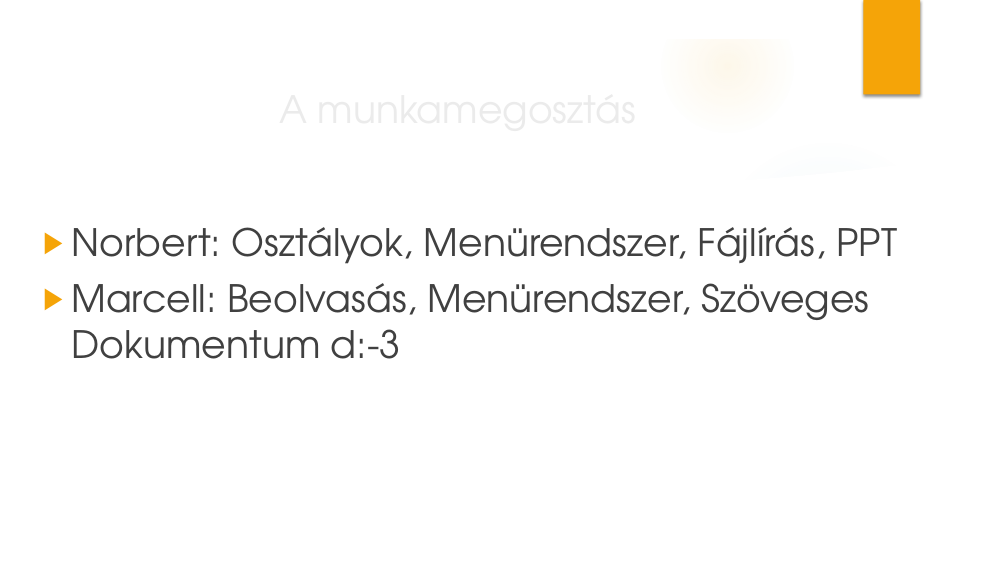
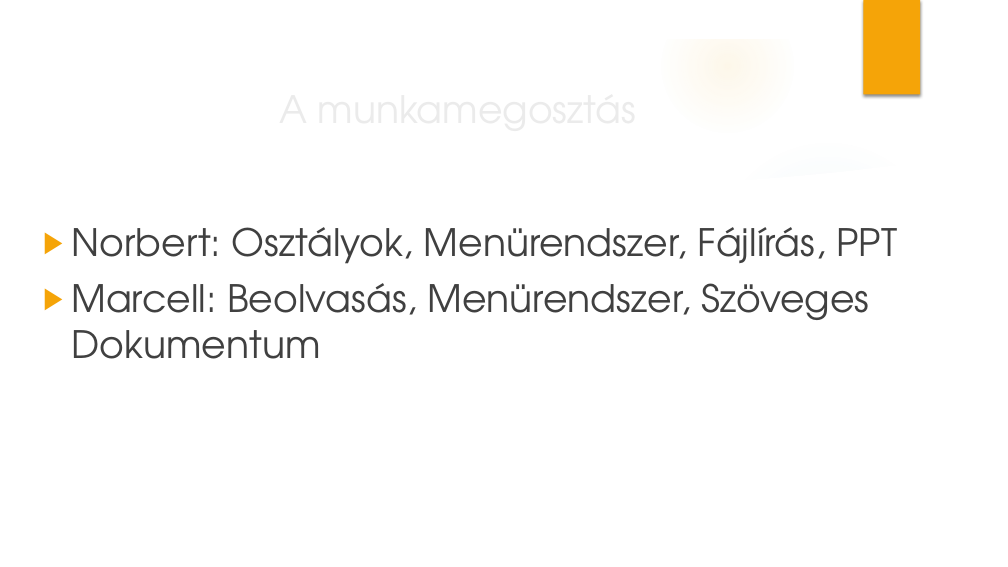
Before and after one commit to GavalaN/ingatlanos, a slide deck: slide 4 of Két fős program.pptx. Drawn at 1008x567 pixels with LibreOffice and Linux fonts; fonts in the diff are those of the drawing; background and template pictures are left out. Boxes give left, top, right and bottom in pixels: in the first picture for what was removed or moved away, otherwise in the second. Text is boxed around its words. In the diff, an @@ line names an element or a change of style, - is before the commit and + after.

```diff
--- a/Két fős program.pptx
+++ b/Két fős program.pptx
@@ text at <box>71,283,870,359</box>: text changed @@
-▶ Marcell: Beolvasás, Menürendszer, Szöveges Dokumentum d:-3
+▶ Marcell: Beolvasás, Menürendszer, Szöveges Dokumentum
```
